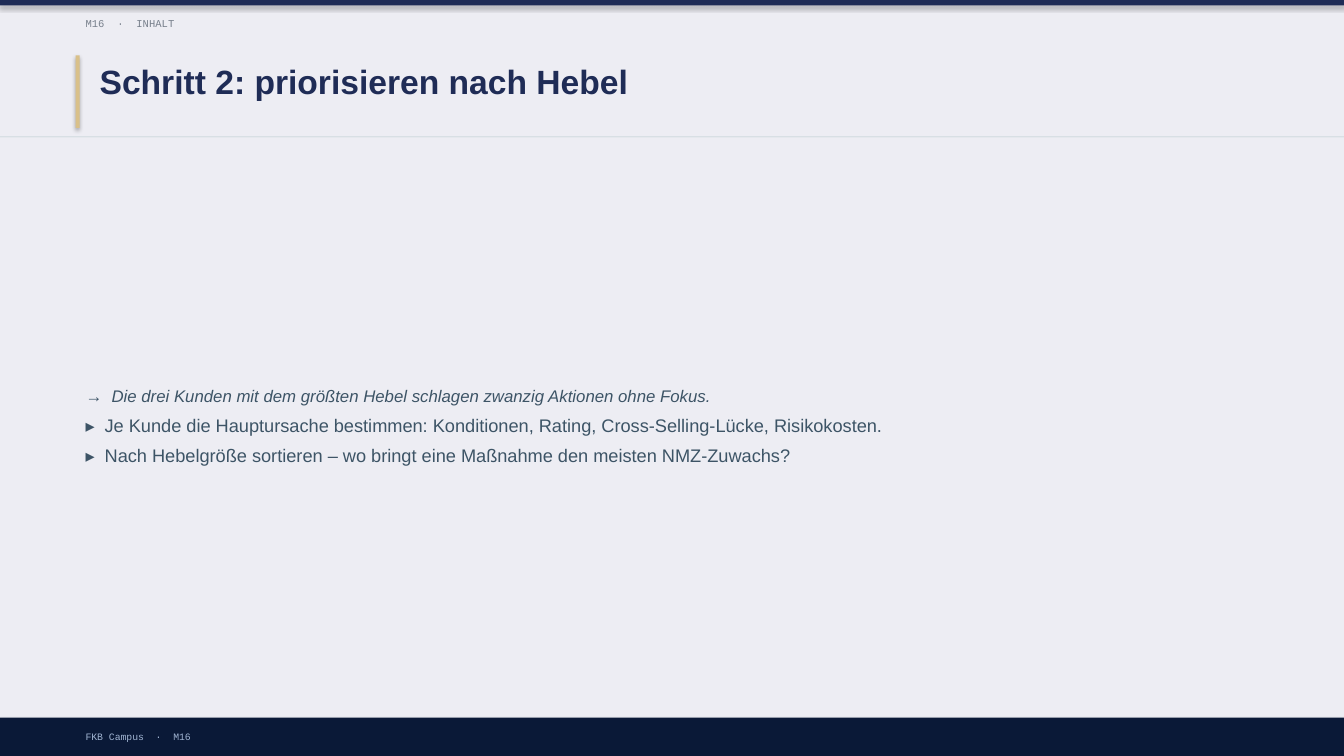
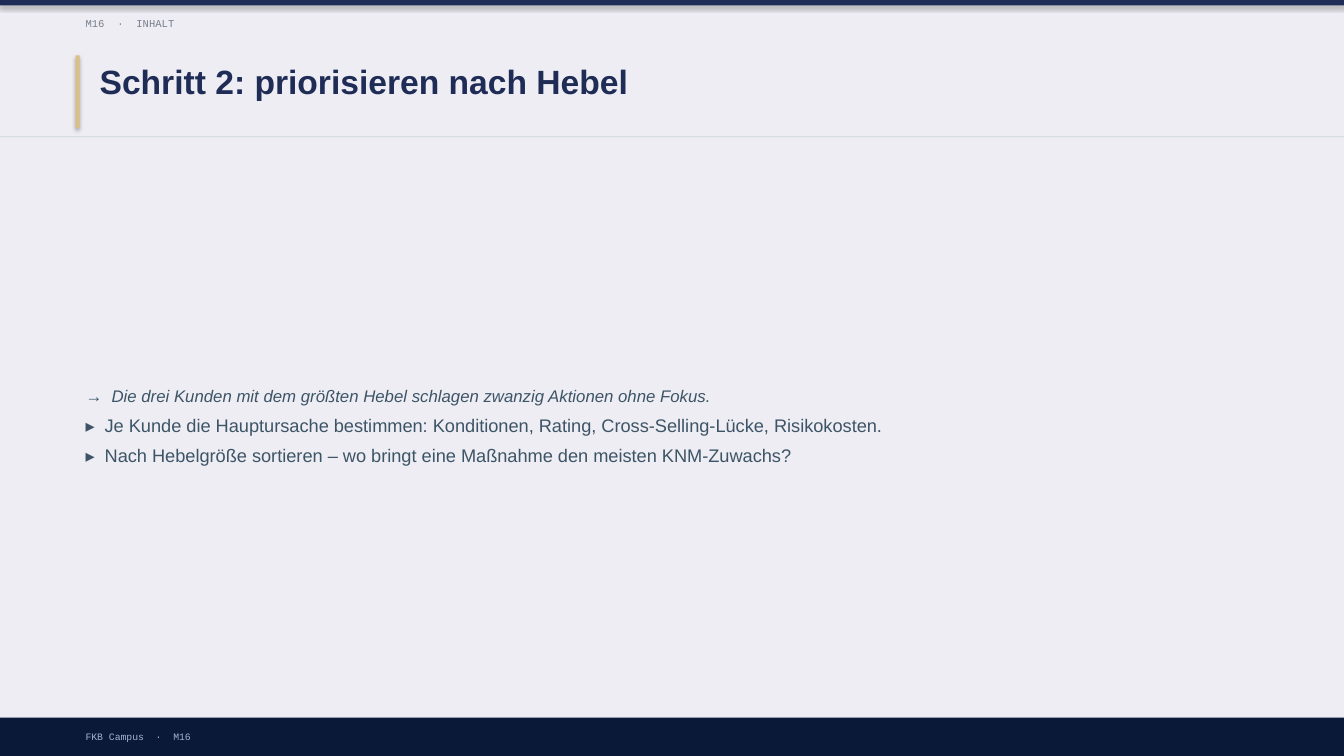
Before and after one commit to ck5rqc47pr-byte/firmenkundenakademie-online, a slide deck: slide 11 of protected-downloads/praesentation/M16.pptx. Drawn at 1344x756 pixels with LibreOffice and Linux fonts; fonts in the diff are those of the drawing. Boxes give left, top, right and bottom in pixels: in the first picture for what was removed or moved away, otherwise in the second. Text is boxed around its words. In the diff, an @@ line names an element or a change of style, - is before the commit and + after.

```diff
--- a/protected-downloads/praesentation/M16.pptx
+++ b/protected-downloads/praesentation/M16.pptx
@@ text at [105,449,791,466]: text changed @@
-▸ Nach Hebelgröße sortieren – wo bringt eine Maßnahme den meisten NMZ-Zuwachs?
+▸ Nach Hebelgröße sortieren – wo bringt eine Maßnahme den meisten KNM-Zuwachs?
```
Also in this commit, not shown: 15 other slides changed, 7 other files.
